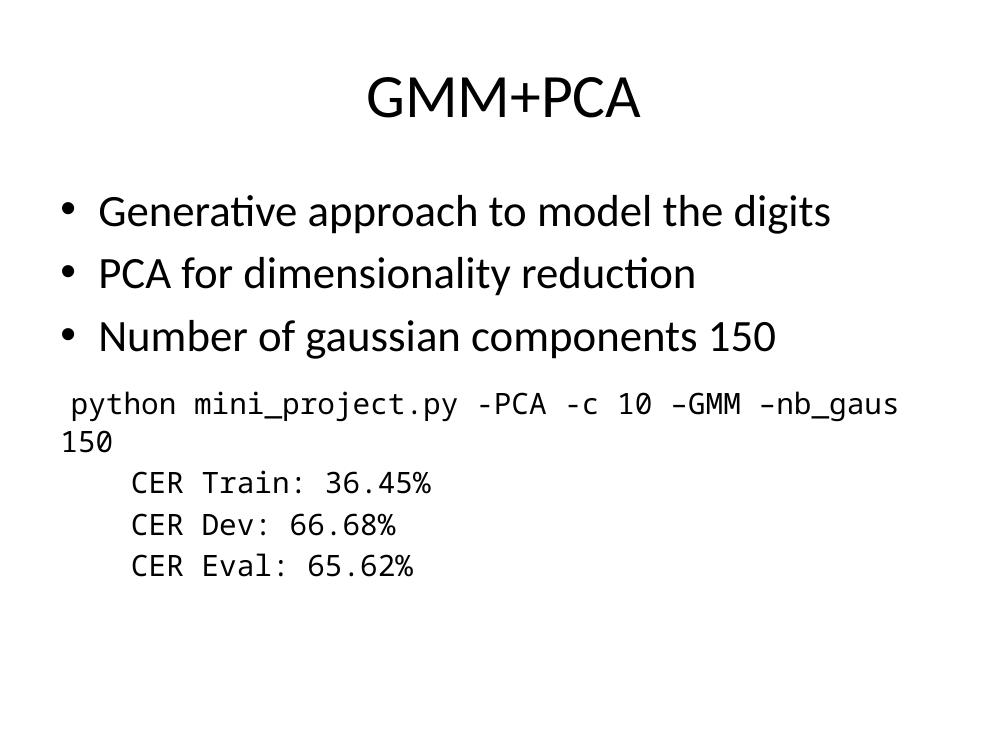
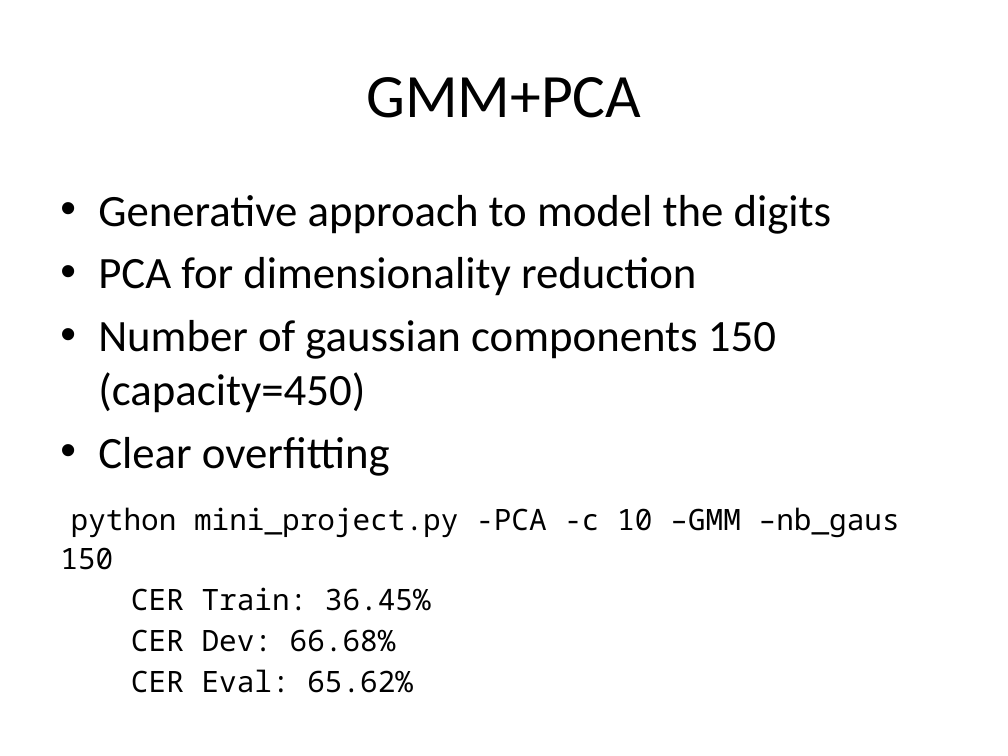
Before and after one commit to tiagofrepereira2012/FSPR_miniproject, a slide deck: slide 4 of presentation/Presentation.pptx. Drawn at 1008x756 pixels with LibreOffice and Linux fonts; fonts in the diff are those of the drawing. Boxes give left, top, right and bottom in pixels: in the first picture for what was removed or moved away, otherwise in the second. Text is boxed around its words. In the diff, an @@ line names an element or a change of style, - is before the commit and + after.

```diff
--- a/presentation/Presentation.pptx
+++ b/presentation/Presentation.pptx
@@ text at bbox=[98, 320, 776, 476]: text changed @@
-• Number of gaussian components 150
+• Number of gaussian components 150 (capacity=450)
+• Clear overfitting
```
Also in this commit, not shown: 2 other slides changed, 1 slide added, 1 other file.
